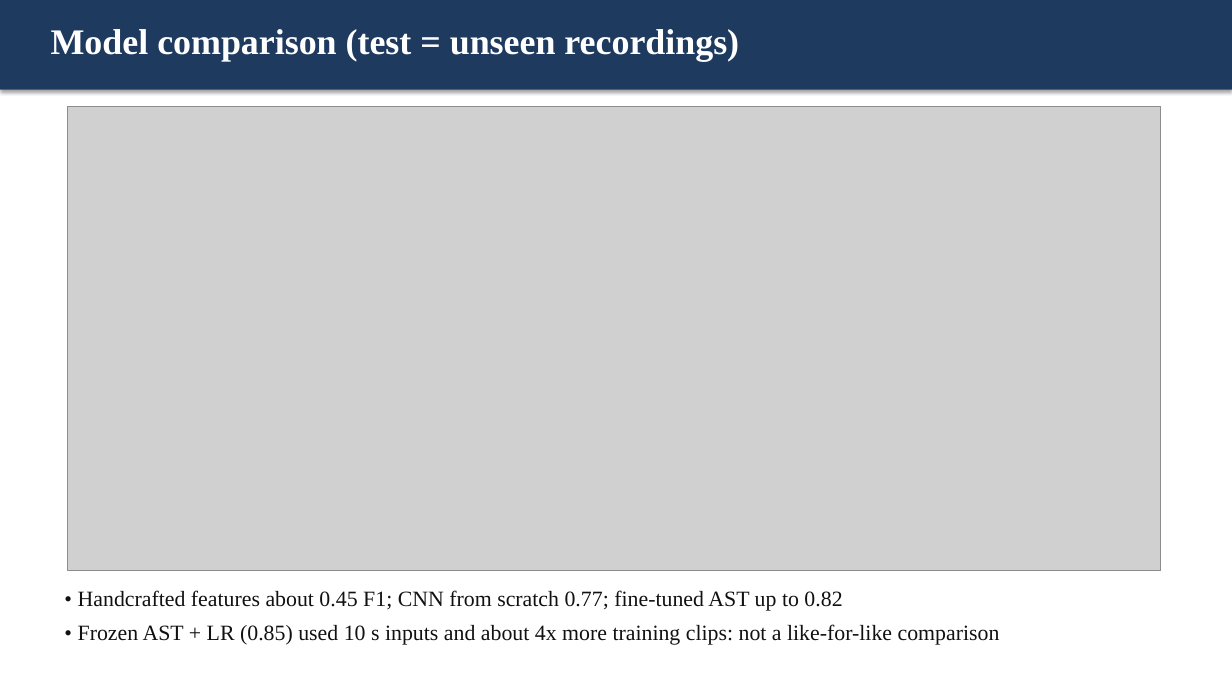
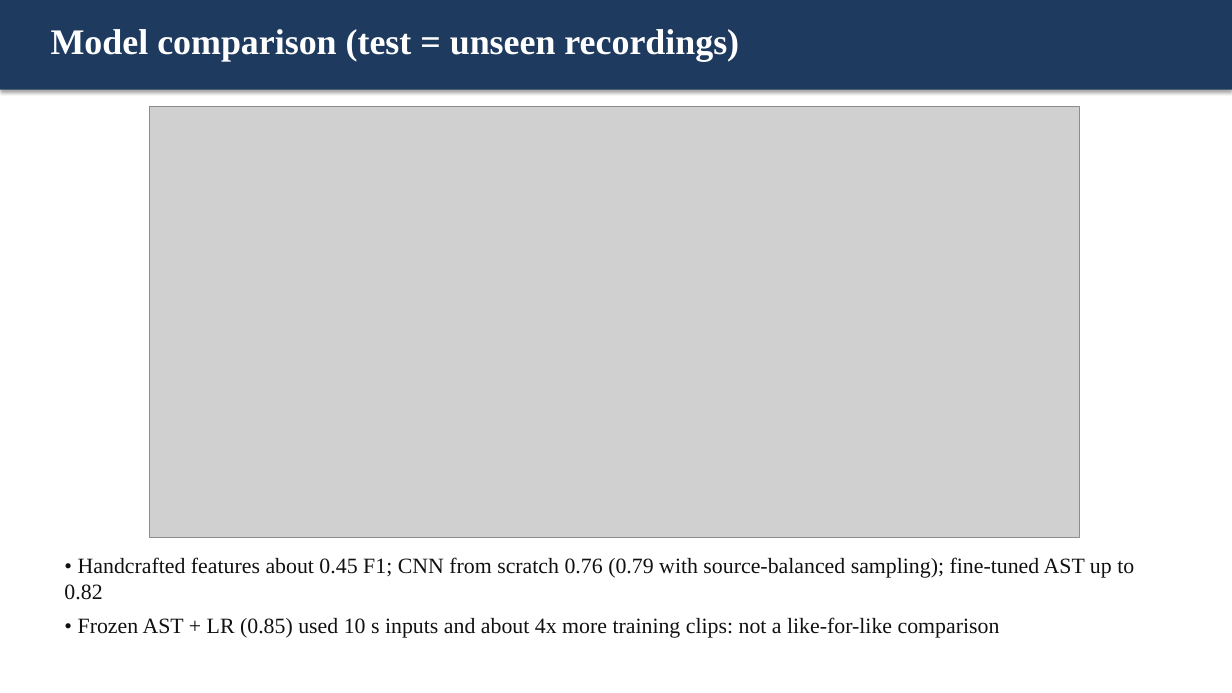
Before and after one commit to Harbani007/nonspeech7k-generalisation, a slide deck: slide 7 of report/presentation/Nonspeech7k_Presentation.pptx. Drawn at 1232x693 pixels with LibreOffice and Linux fonts; fonts in the diff are those of the drawing; grey boxes stand for pictures. Boxes give left, top, right and bottom in pixels: in the first picture for what was removed or moved away, otherwise in the second. Text is boxed around its words. In the diff, an @@ line names an element or a change of style, - is before the commit and + after.

Commit message:
Report and slides: clean 3-seed CNN results and the cross-architecture source-balanced effect

```diff
--- a/report/presentation/Nonspeech7k_Presentation.pptx
+++ b/report/presentation/Nonspeech7k_Presentation.pptx
@@ picture: place and size @@
-picture at (68, 106, 1162, 571)
+picture at (150, 106, 1080, 538)
@@ text "• Handcrafted features about 0.45 ...": place and size @@
-text "• Handcrafted features about 0.45 ..." at (78, 590, 1000, 645)
+text "• Handcrafted features about 0.45 ..." at (64, 557, 1134, 638)
@@ text at (64, 557, 1134, 600): text changed @@
-• Handcrafted features about 0.45 F1; CNN from scratch 0.77; fine-tuned AST up to 0.82
+• Handcrafted features about 0.45 F1; CNN from scratch 0.76 (0.79 with source-balanced sampling); fine-tuned AST up to 0.82
```
Also in this commit, not shown: 2 other slides changed, 8 other files.
